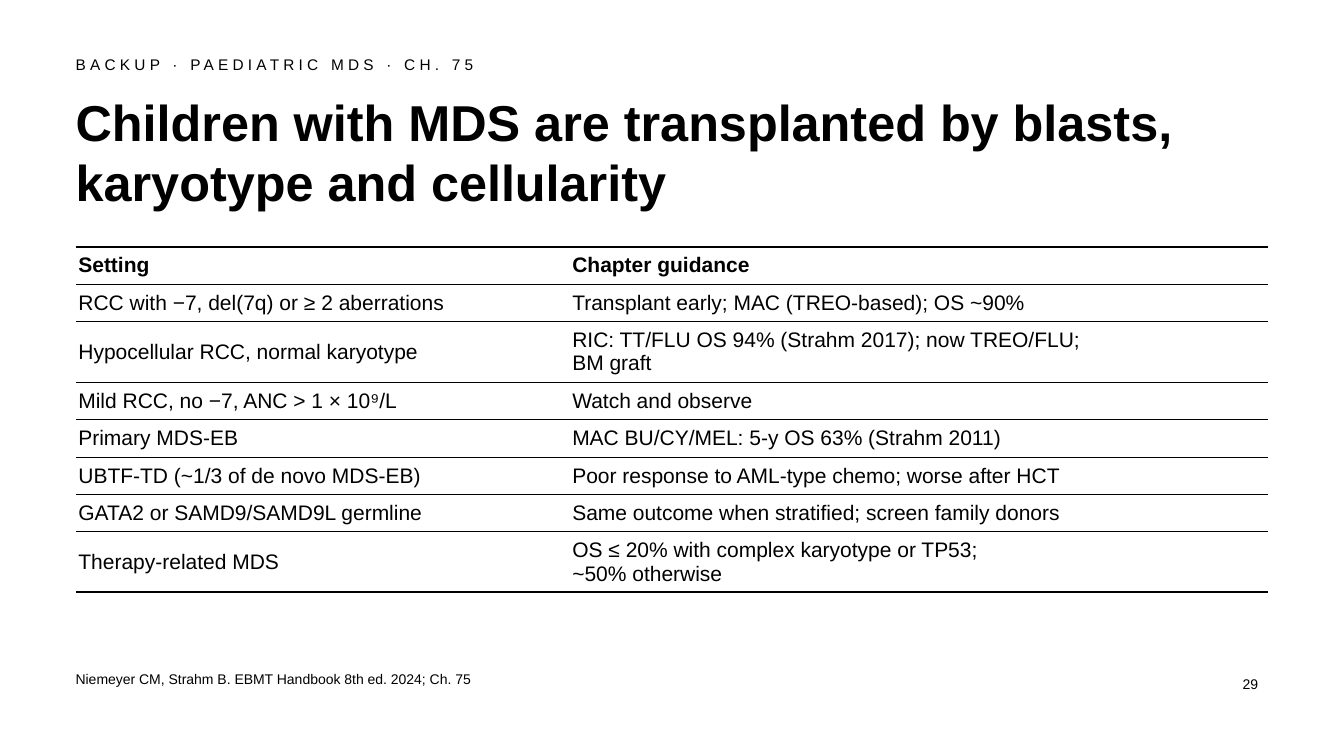
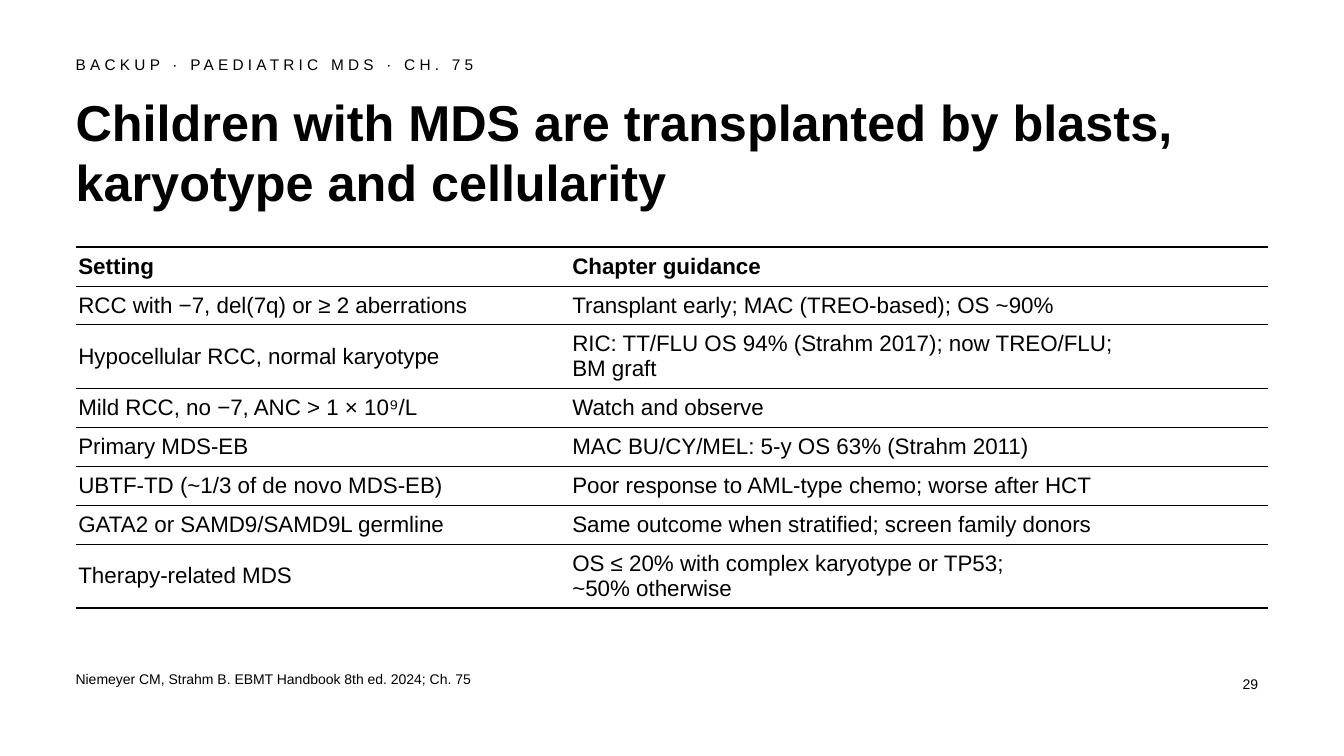
Before and after one commit to htlin222/ebmt-handbook-skill, a slide deck: slide 29 of slides/decks/s23-mds-mds-mpn.pptx. Drawn at 1344x756 pixels with LibreOffice and Linux fonts; fonts in the diff are those of the drawing. Boxes give left, top, right and bottom in pixels: in the first picture for what was removed or moved away, otherwise in the second. Text is boxed around its words. In the diff, an @@ line names an element or a change of style, - is before the commit and + after.

```diff
--- a/slides/decks/s23-mds-mds-mpn.pptx
+++ b/slides/decks/s23-mds-mds-mpn.pptx
@@ table at <box>76,247,1268,601</box> @@
@@ size 15 to 16 pt @@
```
Also in this commit, not shown: 11 other slides changed, 1 other file.
